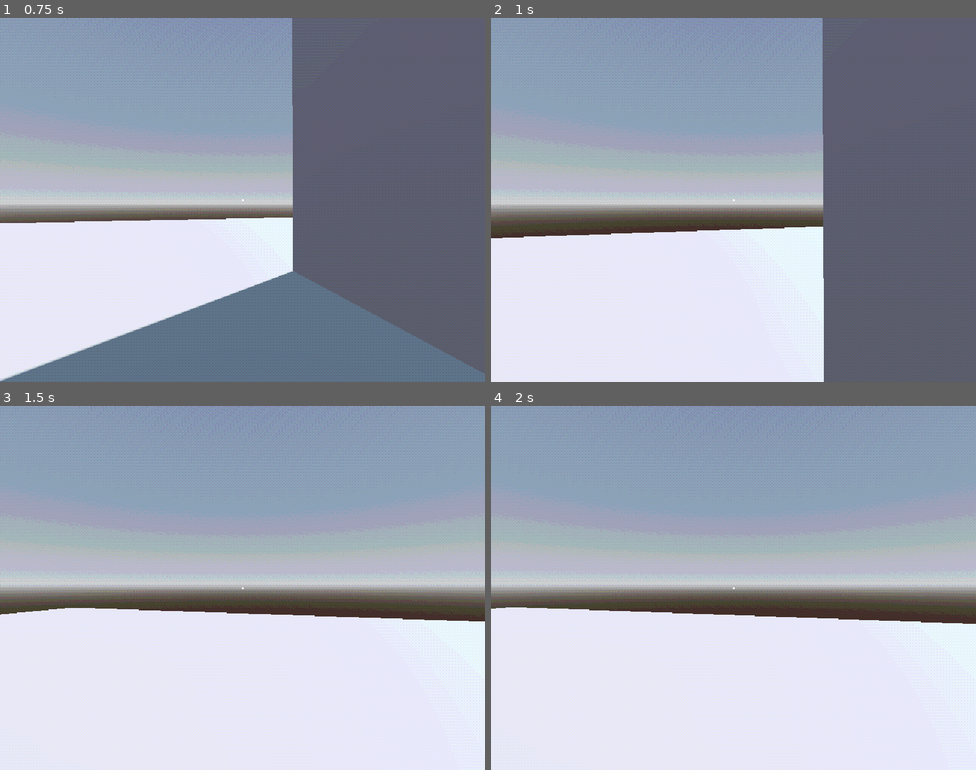
Above: before the commit, frames 1-4 (two rows, left to right).
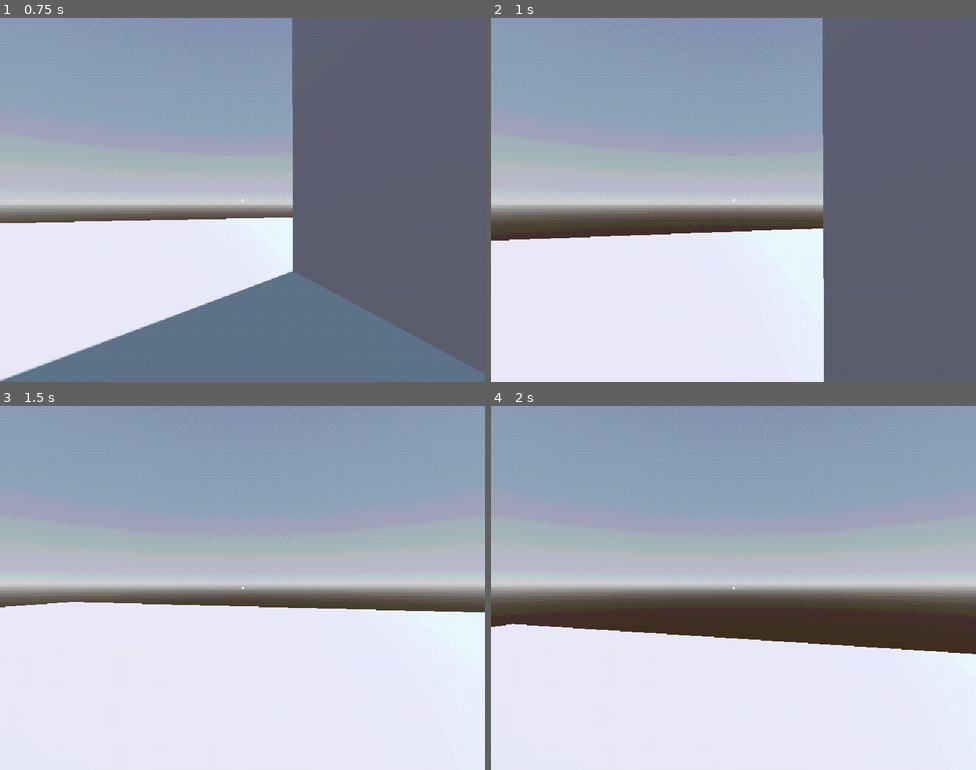
Above: after the commit, the same moments.

Repository: KyleSaki714/ps1-jam
Game: Godot game, scene res://sub_viewport_container.tscn
Two runs of this game, one before a commit and one after it. Both use one fixed random seed, a clock stepped at 60 frames per second and the inputs below. The engine's default icon, where the game draws it, is replaced by a stand-in: a white triangle on a blue panel in a dark square.
Inputs (mouse positions are in pixels of both pictures, inside the frame that each line leads up to):
- Up to frame 1 (0.75 s): tap Enter (ui_accept) at 0.5 s; move the mouse to (266, 200) at 0.52 s; press the mouse at (266, 200) at 0.53 s; hold W (move_forward) from 0.53 s (still down)
- Up to frame 2 (1 s): keep holding W (move_forward); tap Space (jump) at 0.77, 0.8 s
- Up to frame 3 (1.5 s): keep holding W (move_forward); tap Space (jump) at 1.07, 1.35 s; move the mouse to (218, 588) at 1.27 s; release the mouse at (218, 588) at 1.28 s
- Up to frame 4 (2 s): keep holding W (move_forward); tap Space (jump) at 1.52, 1.82 s; click (709, 588) at 1.55 s

Frame 1 is identical in both runs. In frame 2, 0.4% of the frame differs, in the area x 0-69%, y 57-62%; in frame 3, 2.0%; in frame 4, 6.4%, in the area x 0-100%, y 55-69%.

Commit message:
add test air vent with new interactables collision layer, and refactor ray intersection code into createRaycastQuery() function

Diff:
--- a/Components/Player.tscn
+++ b/Components/Player.tscn
@@ -20,7 +20,7 @@
 [node name="MoveComponent" parent="." node_paths=PackedStringArray("_bodyToMove", "_camera") instance=ExtResource("1_uwk8q")]
 _bodyToMove = NodePath("..")
 _camera = NodePath("../Camera3D")
-_jumpForce = 7
+_jumpForce = 8
 _gravity = 25
 
 [node name="Camera3D" type="Camera3D" parent="."]
--- a/Components/PlayerCore.tscn
+++ b/Components/PlayerCore.tscn
@@ -2,6 +2,5 @@
 
 [ext_resource type="Script" uid="uid://cilw0cimmcybd" path="res://Scripts/Player.gd" id="1_7qn8e"]
 
-[node name="PlayerCore" type="Node3D" node_paths=PackedStringArray("_moveComponent")]
+[node name="PlayerCore" type="Node3D"]
 script = ExtResource("1_7qn8e")
-_moveComponent = NodePath("")
--- a/Outside.tscn
+++ b/Outside.tscn
@@ -17,6 +17,11 @@
 sky = SubResource("Sky_i6qxv")
 tonemap_mode = 2
 glow_enabled = true
+
+[sub_resource type="BoxShape3D" id="BoxShape3D_35mfd"]
+size = Vector3(2.00342, 1.42877, 1.65717)
+
+[sub_resource type="BoxMesh" id="BoxMesh_35mfd"]
 
 [node name="Outside" type="Node3D"]
 
@@ -69,8 +74,12 @@
 height = 8.0
 
 [node name="Dumpster" type="CSGBox3D" parent="CSGCombiner3D"]
-transform = Transform3D(1, 0, 0, 0, 1, 0, 0, 0, 1, -21.3685, 2.0526, -19.4135)
-size = Vector3(4.21774, 2.85794, 3.06848)
+transform = Transform3D(1, 0, 0, 0, 1, 0, 0, 0, 1, -21.3685, 1.89128, -19.4135)
+size = Vector3(4.21774, 2.53529, 3.06848)
+
+[node name="CardboardBox" type="CSGBox3D" parent="CSGCombiner3D"]
+transform = Transform3D(0.987019, 0, -0.160605, 0, 1, 0, 0.160605, 0, 0.987019, -18.1141, 1.1995, -19.1224)
+size = Vector3(1.73315, 1.45252, 1.97516)
 
 [node name="CustodianRoom" type="CSGBox3D" parent="CSGCombiner3D"]
 transform = Transform3D(1, 0, 0, 0, 1, 0, 0, 0, 1, -16.5832, 6, -7.25684)
@@ -141,4 +150,19 @@
 [node name="Rat" parent="." instance=ExtResource("4_35mfd")]
 transform = Transform3D(1, 0, 0, 0, 1, 0, 0, 0, 1, -22.0778, 0.51094, -3.83796)
 
+[node name="Interactables" type="Node3D" parent="."]
+
+[node name="AirVent" type="Area3D" parent="Interactables"]
+collision_layer = 4
+collision_mask = 0
+
+[node name="CollisionShape3D" type="CollisionShape3D" parent="Interactables/AirVent"]
+transform = Transform3D(1, 0, 0, 0, 1, 0, 0, 0, 1, -21.2573, 7.34507, -18.473)
+shape = SubResource("BoxShape3D_35mfd")
+
+[node name="Node3D" type="MeshInstance3D" parent="Interactables/AirVent"]
+transform = Transform3D(1.87002, 0, 0, 0, 1.39859, 0, 0, 0, 1.8489, -21.2773, 7.33668, -18.4021)
+mesh = SubResource("BoxMesh_35mfd")
+skeleton = NodePath("../..")
+
 [editable path="Dude"]
--- a/Scripts/Player.gd
+++ b/Scripts/Player.gd
@@ -35,6 +35,14 @@
 		# TODO: interacting, transfer control to rat
 		#pass
 
+	# --- RAYCAST FOR INTERACTION SYSTEM ---
+	var query = createRaycastQuery()
+	var spaceState = get_world_3d().direct_space_state
+	var result = spaceState.intersect_ray(query)
+	if !result.is_empty():
+		print(result["collider"])
+		transferPlayer(result["collider"])
+
 func _unhandled_input(event: InputEvent) -> void:
 	if Input.is_mouse_button_pressed(MOUSE_BUTTON_LEFT):
 		capture_mouse()
@@ -58,32 +66,7 @@
 		_moveComponent.set_mouse_motion(event.relative, _mouseSens)
 
 	if Input.is_action_just_pressed("interact"):
-		# https://docs.godotengine.org/en/stable/tutorials/physics/ray-casting.html#raycast-query
-		var spaceState = get_world_3d().direct_space_state
-		# get the camera's position in global space
-		var cameraPos = _moveComponent._camera.global_position
-		# using the X rotation from the camera, and the Y rotation from the current CharacterBody3D,
-		# create the direction vector (rayDir) that points in the direction of the camera.
-		var xRot = deg_to_rad(_moveComponent._camera.rotation_degrees.x) # Pitch
-		var yRot = deg_to_rad(get_parent_node_3d().rotation_degrees.y) # Yaw
-		# apply basis vectors transformation
-		# thanks to ChatGPT https://chatgpt.com/share/67ce3226-c2e4-8001-b540-97d23755dd49
-		var basis = Basis(Vector3.UP, yRot) * Basis(Vector3.RIGHT, xRot) # apply yaw, then pitch
-		var rayDir = basis * Vector3.FORWARD
-		# get the 2nd point _transferDistance units away from cameraPos
-		var secondCameraPos = rayDir * _transferDistance + cameraPos
-
-		# DEBUG: view the farthest point player can reach
-		#var testVizInst2 = _testVisualizer.instantiate()
-		#get_tree().root.get_node_or_null("SubViewportContainer/SubViewport/World/").add_child(testVizInst2)
-		#testVizInst2.global_position = secondCameraPos
-
-		# create the raycast and intersect the ray
-		var query = PhysicsRayQueryParameters3D.create(cameraPos, secondCameraPos, 0b10, [self.get_parent_node_3d().get_rid()]) # 20 is distance
-		var result = spaceState.intersect_ray(query)
-		if !result.is_empty():
-			print(result["collider"])
-			transferPlayer(result["collider"])
+		print("interact button pressed")
 
 func capture_mouse():
 	Input.set_mouse_mode(Input.MOUSE_MODE_CAPTURED)
@@ -108,3 +91,30 @@
 	reparent(newBody)
 	_moveComponent = newBody.get_node_or_null("MoveComponent")
 	_moveComponent._camera.current = true
+
+# using a starting point, direction vector, and distance float, use
+# the camera and current body's rotation to create a raycast
+# that checks for collisions in front of the camera
+func createRaycastQuery() -> PhysicsRayQueryParameters3D:
+	# https://docs.godotengine.org/en/stable/tutorials/physics/ray-casting.html#raycast-query
+
+	# get the camera's position in global space
+	var cameraPos = _moveComponent._camera.global_position
+	# using the X rotation from the camera, and the Y rotation from the current CharacterBody3D,
+	# create the direction vector (rayDir) that points in the direction of the camera.
+	var xRot = deg_to_rad(_moveComponent._camera.rotation_degrees.x) # Pitch
+	var yRot = deg_to_rad(get_parent_node_3d().rotation_degrees.y) # Yaw
+	# apply basis vectors transformation
+	# thanks to ChatGPT https://chatgpt.com/share/67ce3226-c2e4-8001-b540-97d23755dd49
+	var basis = Basis(Vector3.UP, yRot) * Basis(Vector3.RIGHT, xRot) # apply yaw, then pitch
+	var rayDir = basis * Vector3.FORWARD
+	# get the 2nd point _transferDistance units away from cameraPos
+	var secondCameraPos = rayDir * _transferDistance + cameraPos
+
+	# DEBUG: view the farthest point player can reach
+	#var testVizInst2 = _testVisualizer.instantiate()
+	#get_tree().root.get_node_or_null("SubViewportContainer/SubViewport/World/").add_child(testVizInst2)
+	#testVizInst2.global_position = secondCameraPos
+
+	# create the raycast and intersect the ray
+	return PhysicsRayQueryParameters3D.create(cameraPos, secondCameraPos, 0b10, [self.get_parent_node_3d().get_rid()]) # 20 is distance
--- a/project.godot
+++ b/project.godot
@@ -80,6 +80,7 @@
 [layer_names]
 
 3d_physics/layer_2="ControllableBodies"
+3d_physics/layer_3="Interactables"
 
 [rendering]
 
Not shown: 1 places in Outside.tscn that only renumber resources
